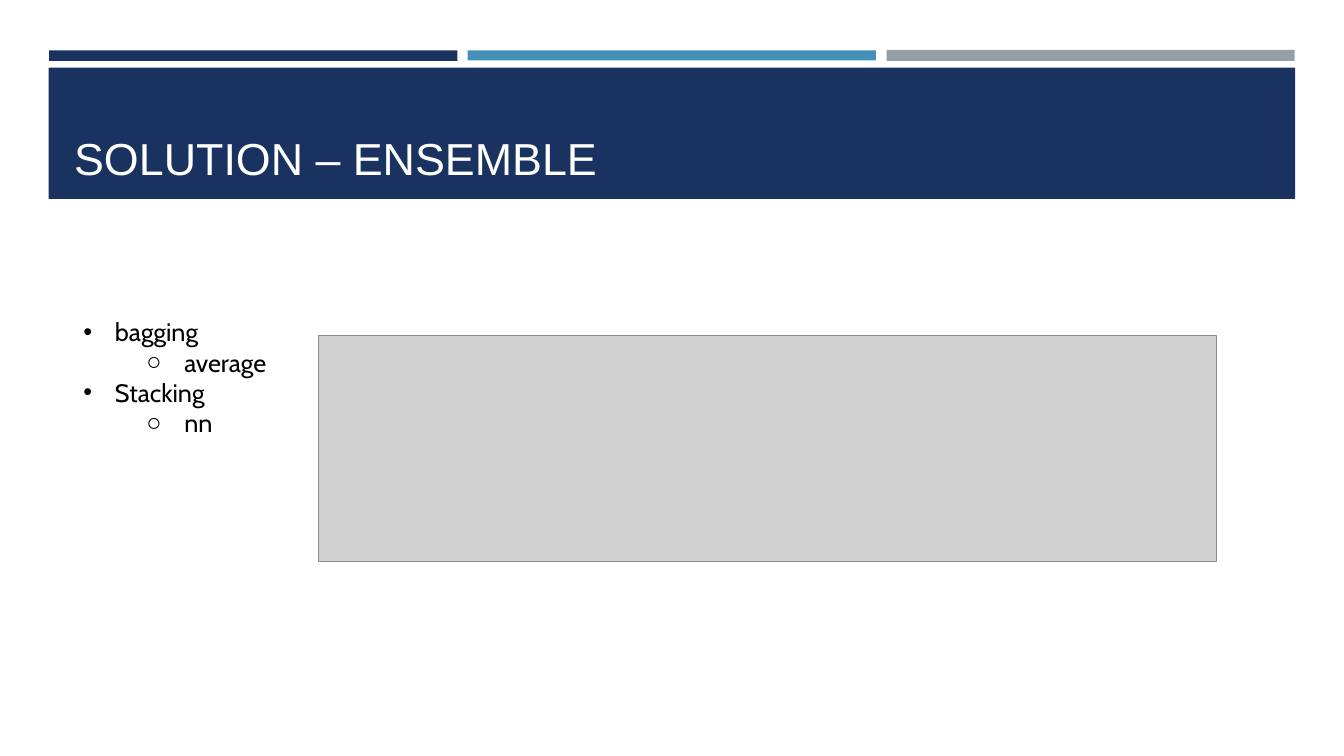
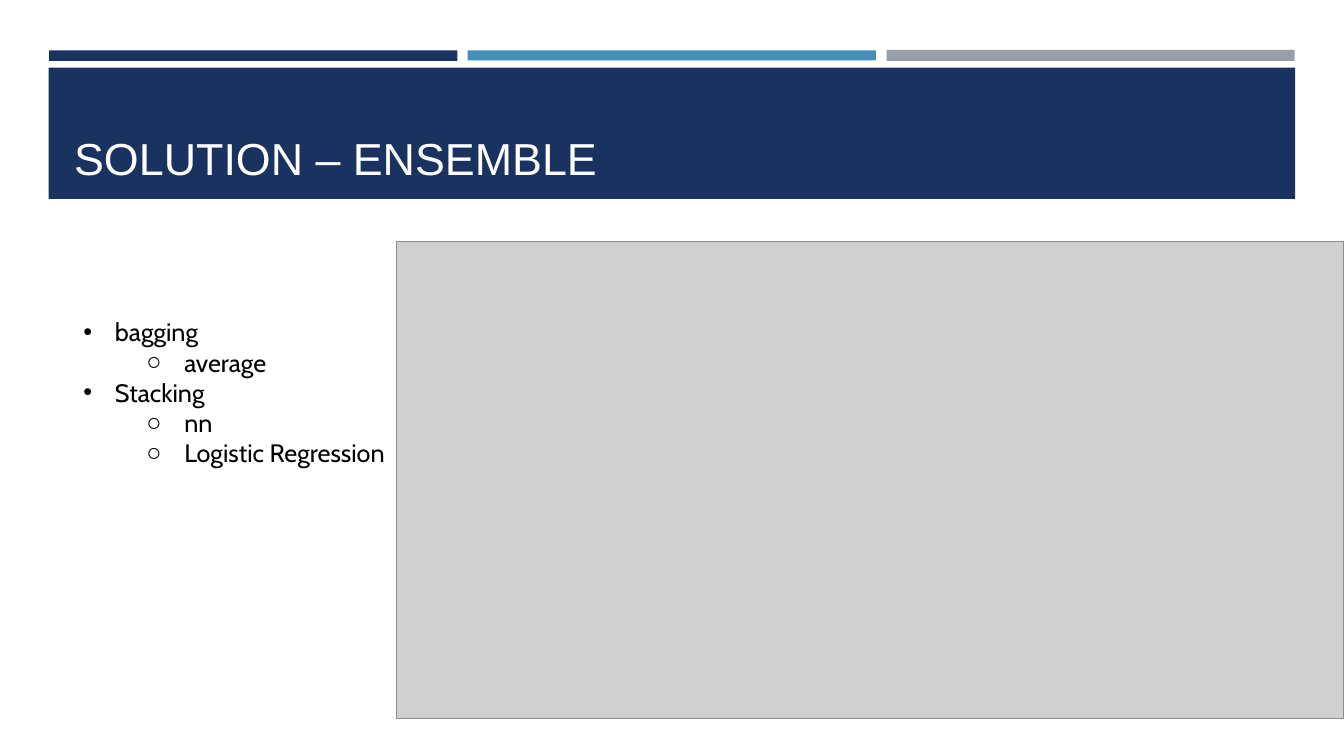
Before and after one commit to BinQian/COMP6208, a slide deck: slide 9 of report/presentation.pptx. Drawn at 1344x756 pixels with LibreOffice and Linux fonts; fonts in the diff are those of the drawing; grey boxes stand for pictures. Boxes give left, top, right and bottom in pixels: in the first picture for what was removed or moved away, otherwise in the second. Text is boxed around its words. In the diff, an @@ line names an element or a change of style, - is before the commit and + after.

```diff
--- a/report/presentation.pptx
+++ b/report/presentation.pptx
@@ picture added at (x1=396, y1=242, x2=1344, y2=719) @@
@@ picture removed at (x1=319, y1=336, x2=1216, y2=562) @@
@@ text at (x1=184, y1=444, x2=385, y2=468): paragraph added @@
+  ○ Logistic Regression
```
Also in this commit, not shown: 4 other slides changed.
